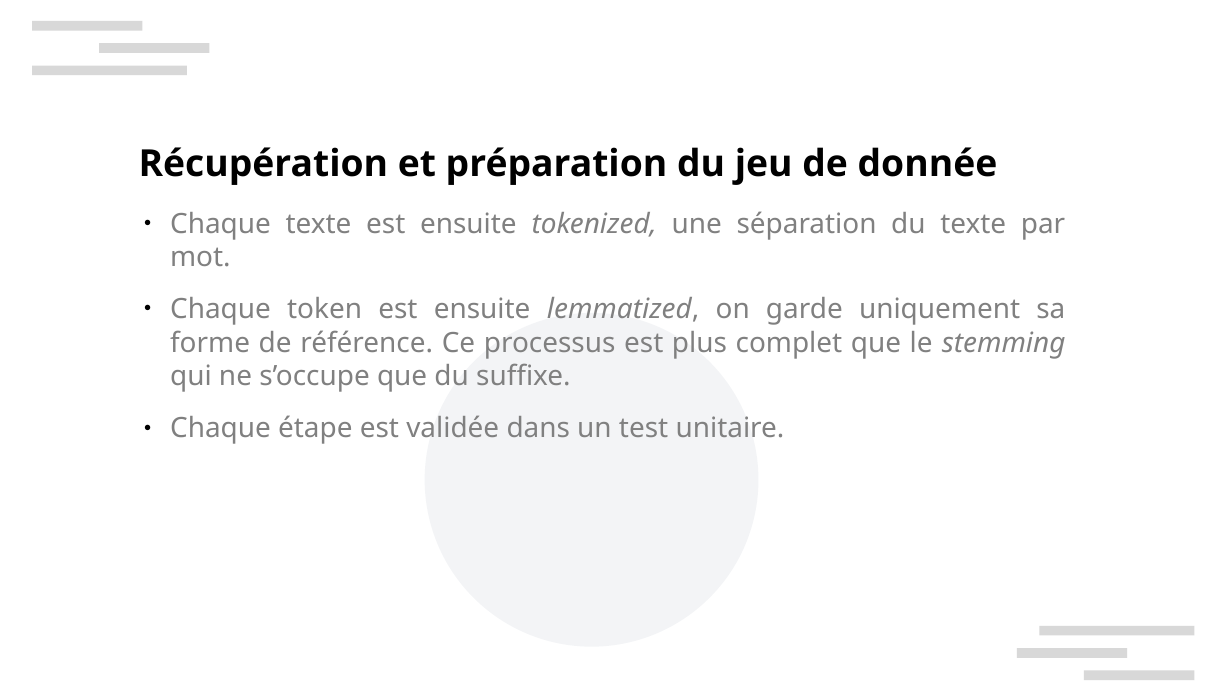
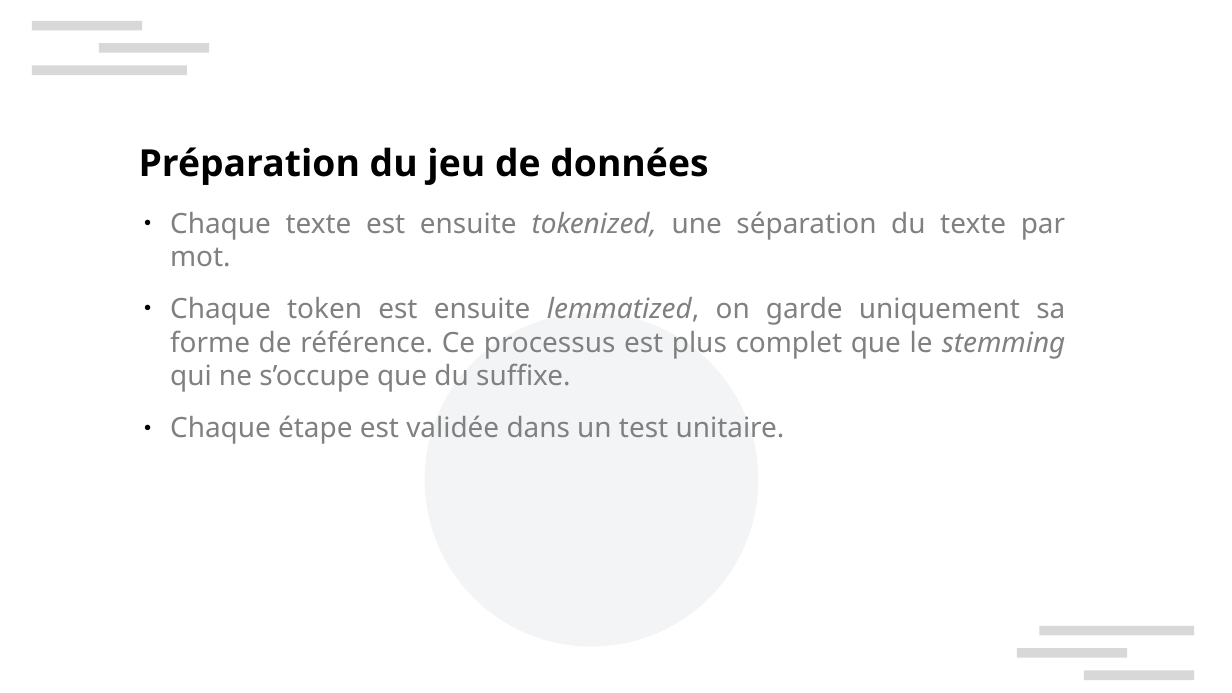
Before and after one commit to xbarrelet/ml-project-5, a slide deck: slide 10 of Barrelet_Xavier_7_presentation_082024.pptx. Drawn at 1232x693 pixels with LibreOffice and Linux fonts; fonts in the diff are those of the drawing; background and template pictures are left out. Boxes give left, top, right and bottom in pixels: in the first picture for what was removed or moved away, otherwise in the second. Text is boxed around its words. In the diff, an @@ line names an element or a change of style, - is before the commit and + after.

```diff
--- a/Barrelet_Xavier_7_presentation_082024.pptx
+++ b/Barrelet_Xavier_7_presentation_082024.pptx
@@ text at box(139, 147, 708, 185): text changed @@
-Récupération et préparation du jeu de donnée
+Préparation du jeu de données
```
Also in this commit, not shown: 9 other slides changed, 6 other files.
